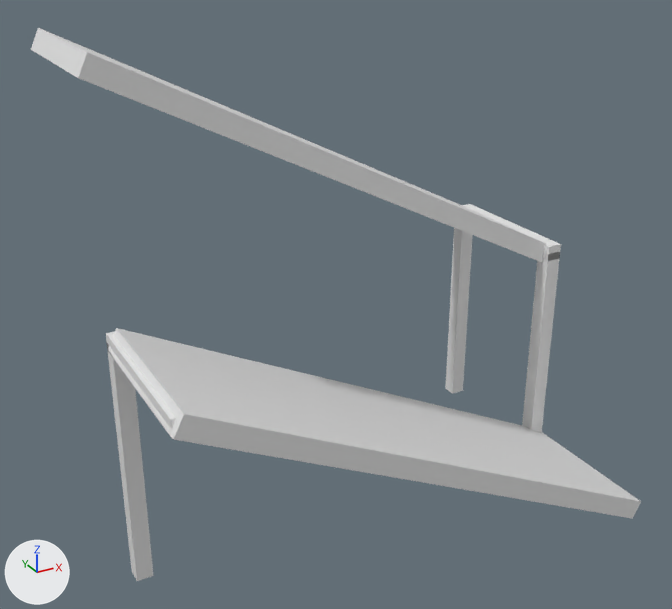
The FBX model Assets/Models/Tetrominos/Slides/VS5.fbx as it was, and as the next commit left it.
One viewpoint serves both versions: a 50 mm lens placed at (-5.57, -4.89, 8.14), pointed at (-3.13, -0.46, 5.93). The axes (+X, +Y, +Z) are drawn at lower left. The lights are the same throughout. Where no turn or scale is listed for an object, it has been applied to the vertices.
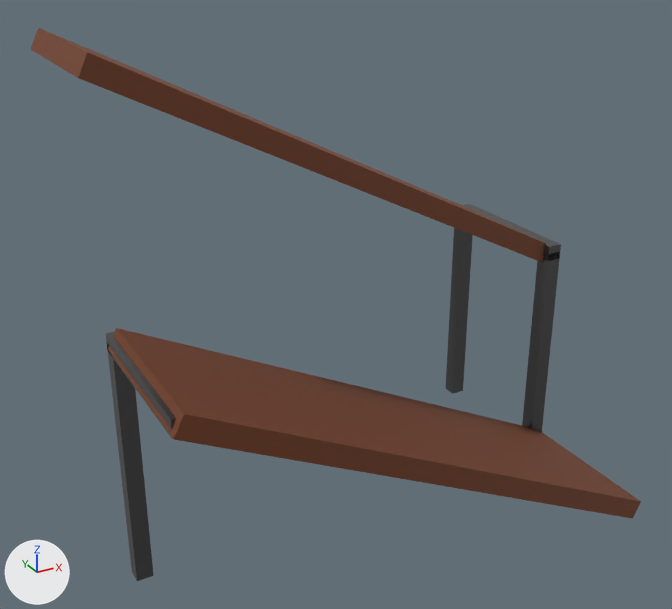
Scene script edits in JSON lines:
```json
{"op": "add", "block": "mat_wood", "code": ["mat_wood = principled_material('Wood')", "mat_wood.base_color = (0.174, 0.0489, 0.0162)  # brown #743e22", "mat_wood.roughness = 0.673"]}
{"op": "add", "block": "mat_metall", "code": ["mat_metall = principled_material('Metall')", "mat_metall.base_color = (0.135, 0.135, 0.135)  # dark grey #676767", "mat_metall.metallic = 0.85", "mat_metall.roughness = 0.28"]}
{"block": "me_cube_076", "where": "me_cube_076.from_pydata(...)  # 8 vertices, 6 faces; spans x -0.05..0.05, y -0.5..0.5, z -0.05..0.05"}
{"op": "add", "block": "me_cube_076", "code": "me_cube_076.materials.append(mat_metall)  # dark grey #676767"}
{"block": "me_cube_099", "where": "me_cube_099.from_pydata(...)  # 8 vertices, 6 faces; spans x -1.51..1.51, y -0.5..0.5, z -0.79..0.79"}
{"op": "add", "block": "me_cube_099", "code": "me_cube_099.materials.append(mat_wood)  # brown #743e22"}
{"block": "me_cube_080", "where": "me_cube_080.from_pydata(...)  # 8 vertices, 6 faces; spans x -0.05..0.05, y -0.05..0.05, z -0.75..0.75"}
{"op": "add", "block": "me_cube_080", "code": "me_cube_080.materials.append(mat_metall)  # dark grey #676767"}
{"block": "me_cube_100", "where": "me_cube_100.from_pydata(...)  # 8 vertices, 6 faces; spans x -1.51..1.51, y -0.5..0.5, z -0.79..0.79"}
{"op": "add", "block": "me_cube_100", "code": "me_cube_100.materials.append(mat_wood)  # brown #743e22"}
{"block": "me_cube_071", "where": "me_cube_071.from_pydata(...)  # 8 vertices, 6 faces; spans x -0.05..0.05, y -0.5..0.5, z -0.05..0.05"}
{"op": "add", "block": "me_cube_071", "code": "me_cube_071.materials.append(mat_metall)  # dark grey #676767"}
{"block": "me_cube_072", "where": "me_cube_072.from_pydata(...)  # 8 vertices, 6 faces; spans x -0.05..0.05, y -0.05..0.05, z -0.75..0.75"}
{"op": "add", "block": "me_cube_072", "code": "me_cube_072.materials.append(mat_metall)  # dark grey #676767"}
{"block": "me_cube_005", "where": "me_cube_005.from_pydata(...)  # 8 vertices, 6 faces; spans x -0.05..0.05, y -0.05..0.05, z -0.75..0.75"}
{"op": "add", "block": "me_cube_005", "code": "me_cube_005.materials.append(mat_metall)  # dark grey #676767"}
```

What differs and where, as boxes [x1, y1, x2, y2] in the pictures (672 x 609 px):
```json
{"object": "Cube.033", "change": "recoloured", "before": [108, 328, 641, 519], "after": [108, 328, 641, 519], "on screen": "grey to brown"}
{"object": "Cube.035", "change": "recoloured", "before": [31, 28, 546, 262], "after": [31, 28, 546, 262], "on screen": "grey to brown"}
{"object": "Cube.050", "change": "recoloured", "before": [107, 343, 154, 581], "after": [107, 343, 154, 581]}
{"object": "Cube.058", "change": "recoloured", "before": [522, 252, 560, 432], "after": [522, 252, 560, 432]}
{"object": "Cube.018", "change": "recoloured", "before": [446, 228, 473, 394], "after": [446, 228, 473, 394]}
{"object": "Cube.049", "change": "recoloured", "before": [106, 331, 176, 439], "after": [106, 331, 176, 439], "on screen": "white to grey"}
{"object": "Cube.054", "change": "recoloured", "before": [462, 204, 561, 261], "after": [462, 204, 561, 261], "on screen": "white to grey"}
```
